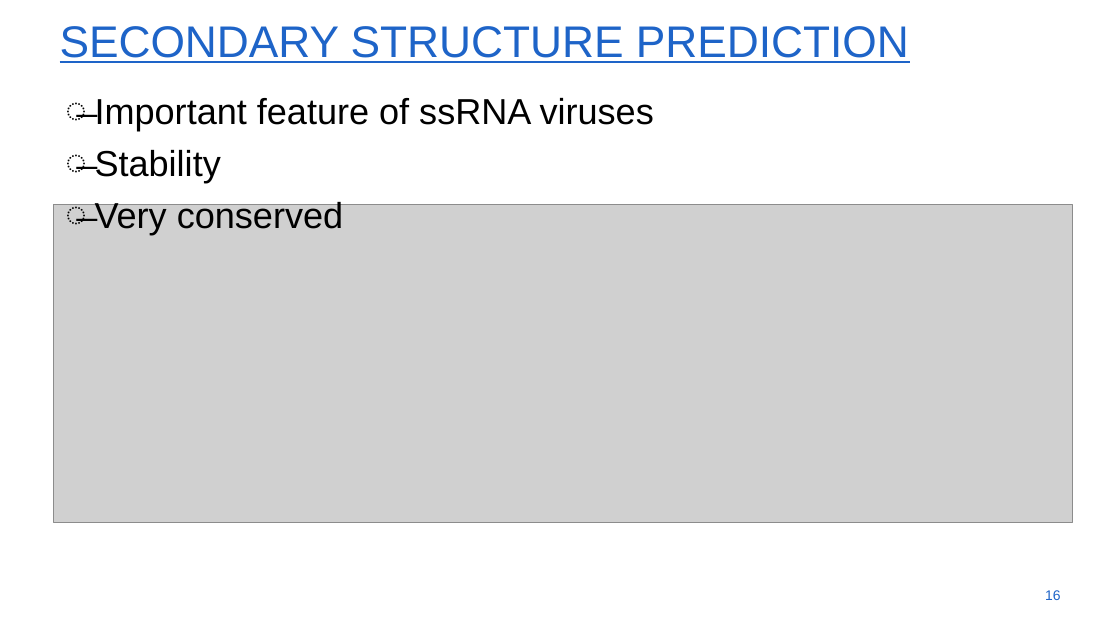
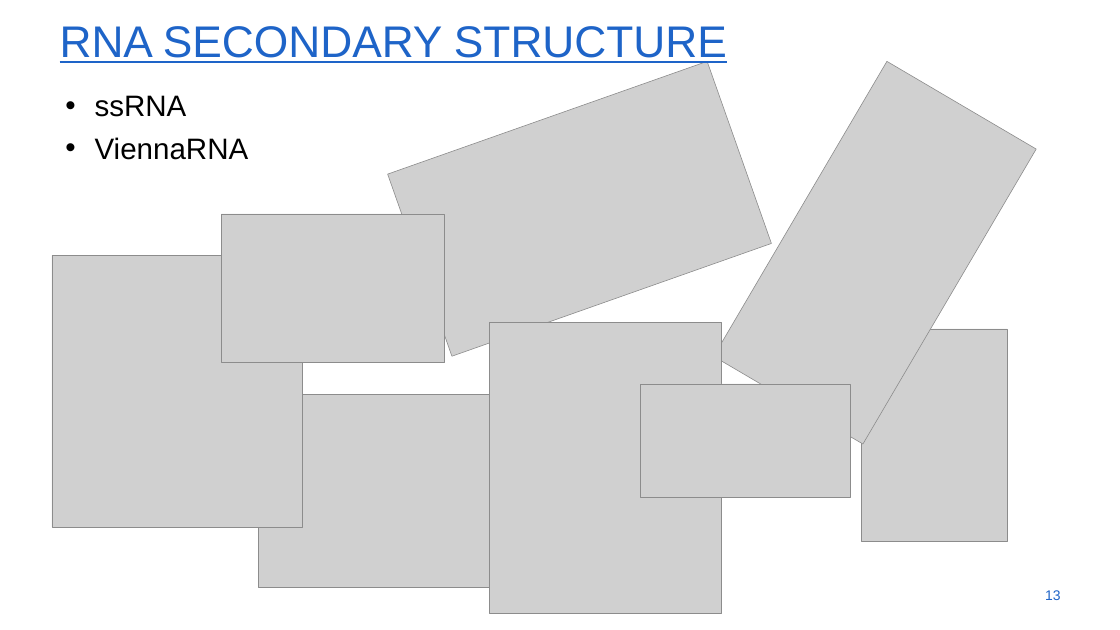
Before and after one commit to menvdamm/MScThesis, a slide deck: slide 13 of Masterthesis_Menno_Van_Damme.pptx (slide 16 before the commit). Drawn at 1120x630 pixels with LibreOffice and Linux fonts; fonts in the diff are those of the drawing; grey boxes stand for pictures; background and template pictures are left out. Boxes give left, top, right and bottom in pixels: in the first picture for what was removed or moved away, otherwise in the second. Text is boxed around its words. In the diff, an @@ line names an element or a change of style, - is before the commit and + after.

```diff
--- a/Masterthesis_Menno_Van_Damme.pptx
+++ b/Masterthesis_Menno_Van_Damme.pptx
@@ title at [60,26,727,65]: text changed @@
-SECONDARY STRUCTURE PREDICTION
+RNA SECONDARY STRUCTURE
@@ picture added at [388,61,771,356] @@
@@ picture added at [714,61,1036,444] @@
@@ text at [95,95,249,160]: text changed; size 44 to 36 pt @@
-̶ Important feature of ssRNA viruses
-̶ Stability
-̶ Very conserved
+• ssRNA
+• ViennaRNA
@@ picture removed at [54,205,1072,522] @@
@@ picture added at [222,214,445,363] @@
@@ picture added at [52,255,302,527] @@
@@ picture added at [490,323,722,614] @@
@@ picture added at [861,329,1007,541] @@
@@ picture added at [640,384,850,498] @@
@@ picture added at [258,395,506,588] @@
@@ page number at [1045,590,1061,600]: text changed @@
-16
+13
```
Also in this commit, not shown: 6 other slides changed, 8 slides added, 11 slides removed.
